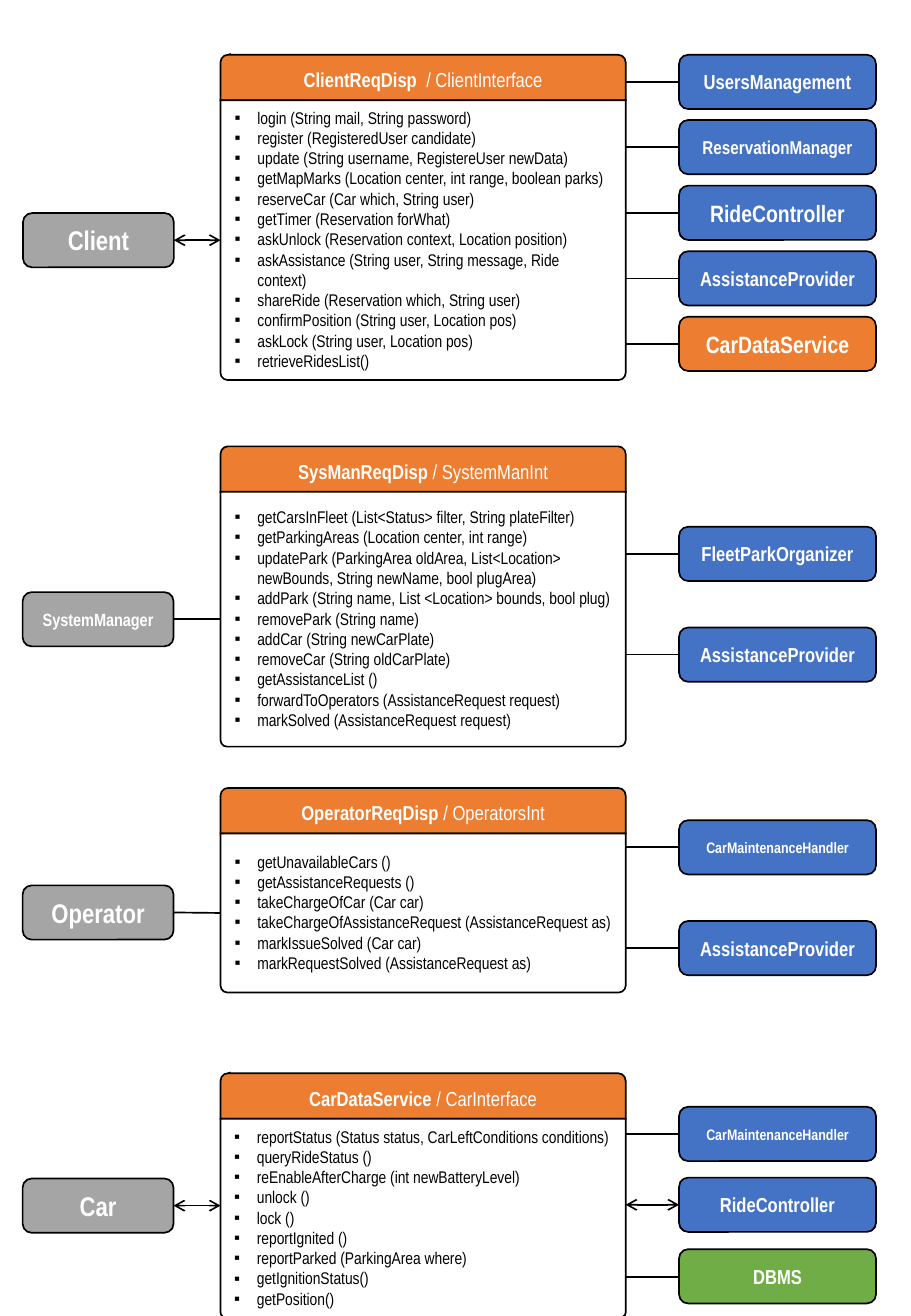
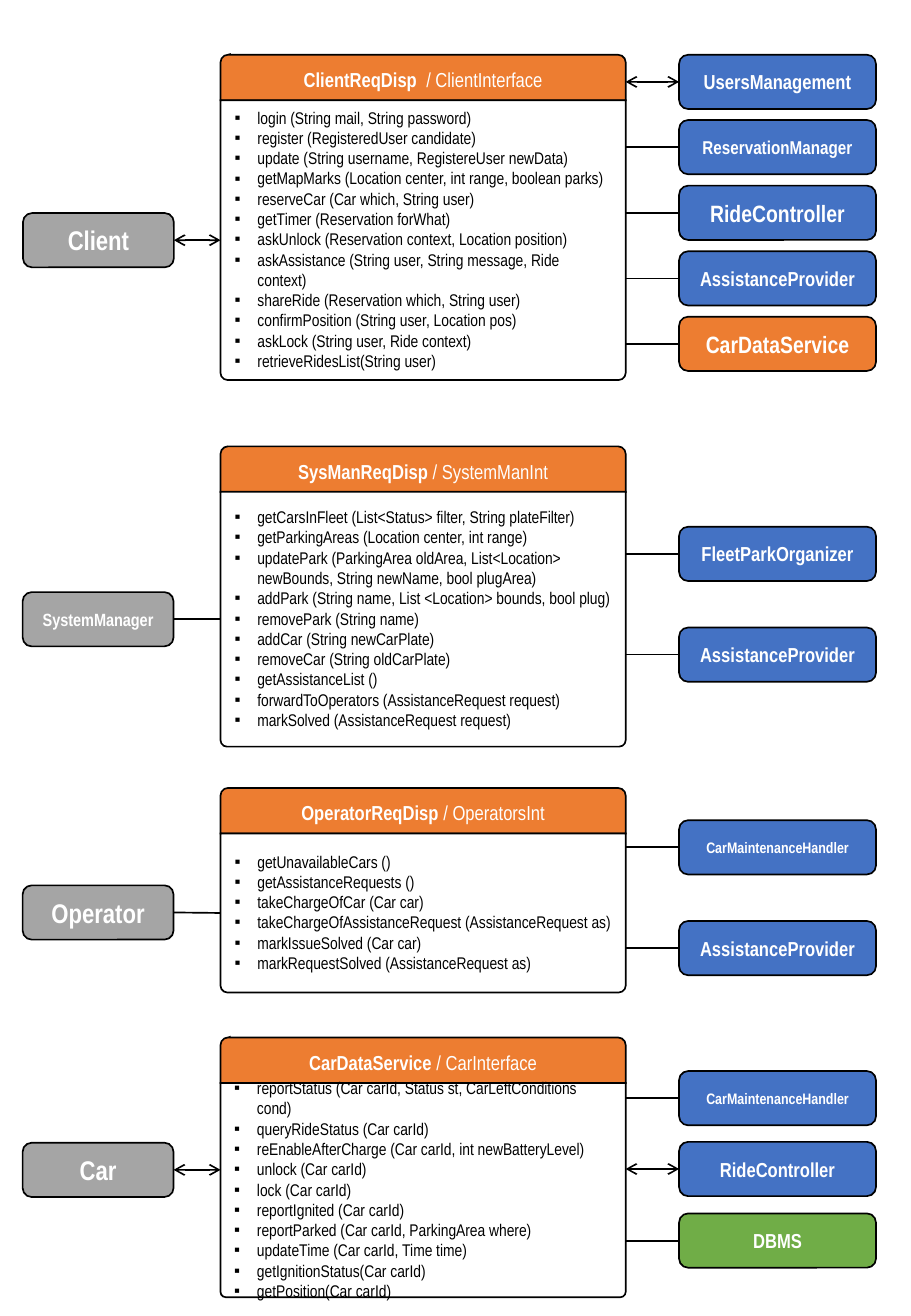
Before and after one commit to leonardochiappalupi/SwEng2-PowerEnJoy-Chiappalupi-Bugli, a slide deck: slide 1 of resources/2-DD/Interfaces/Interfaces.pptx. Drawn at 911x1316 pixels with LibreOffice and Linux fonts; fonts in the diff are those of the drawing. Boxes give left, top, right and bottom in pixels: in the first picture for what was removed or moved away, otherwise in the second. Text is boxed around its words. In the diff, an @@ line names an element or a change of style, - is before the commit and + after.

```diff
--- a/resources/2-DD/Interfaces/Interfaces.pptx
+++ b/resources/2-DD/Interfaces/Interfaces.pptx
@@ line (626, 81) - (679, 81): line to double arrow @@
@@ text in round same rect at [257,334,471,371]: text changed @@
-▪ askLock (String user, Location pos)
-▪ retrieveRidesList()
+▪ askLock (String user, Ride context)
+▪ retrieveRidesList(String user)
@@ round same rect "reportStatus (Car carId, Status st, ...": place and size @@
-round same rect "reportStatus (Car carId, Status st, ..." at [221,1119,627,1316]
+round same rect "reportStatus (Car carId, Status st, ..." at [221,1083,627,1297]
@@ text in round same rect at [257,1080,585,1301]: text changed @@
-▪ reportStatus (Status status, CarLeftConditions conditions)
-▪ queryRideStatus ()
-▪ reEnableAfterCharge (int newBatteryLevel)
-▪ unlock ()
-▪ lock ()
-▪ reportIgnited ()
-▪ reportParked (ParkingArea where)
-▪ getIgnitionStatus()
-▪ getPosition()
+▪ reportStatus (Car carId, Status st, CarLeftConditions cond)
+▪ queryRideStatus (Car carId)
+▪ reEnableAfterCharge (Car carId, int newBatteryLevel)
+▪ unlock (Car carId)
+▪ lock (Car carId)
+▪ reportIgnited (Car carId)
+▪ reportParked (Car carId, ParkingArea where)
+▪ updateTime (Car carId, Time time)
+▪ getIgnitionStatus(Car carId)
+▪ getPosition(Car carId)
@@ 4 rounded rectangles, 2 lines, 2 double arrows, 1 round same rect: place and size @@
-4 rounded rectangles, 2 lines, 2 double arrows, 1 round same rect at [23,1074,876,1303]
+4 rounded rectangles, 2 lines, 2 double arrows, 1 round same rect at [23,1037,876,1268]
```
Also in this commit, not shown: 1 other slide changed, 35 other files.
